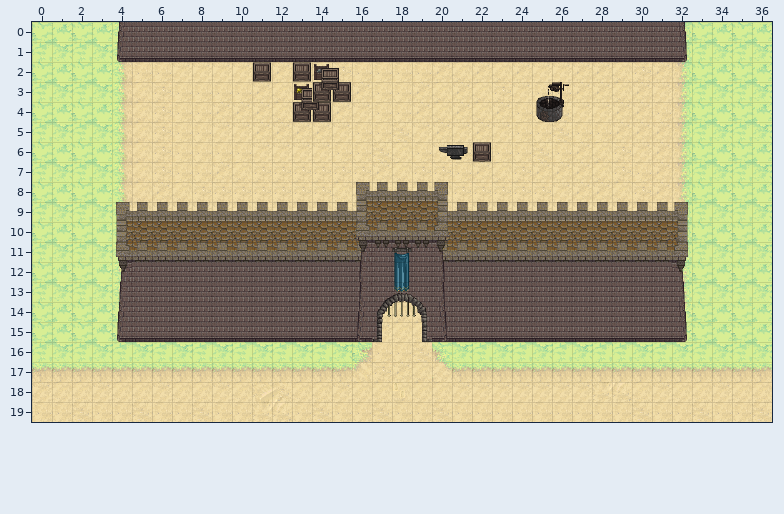
Level history. Tiled map (JSON): assets/Map/NewestMap.json. The picture above is the old version.
Cells are 32x32 px. Shown: x 0..36, y 0..19.
The same view after the edit:
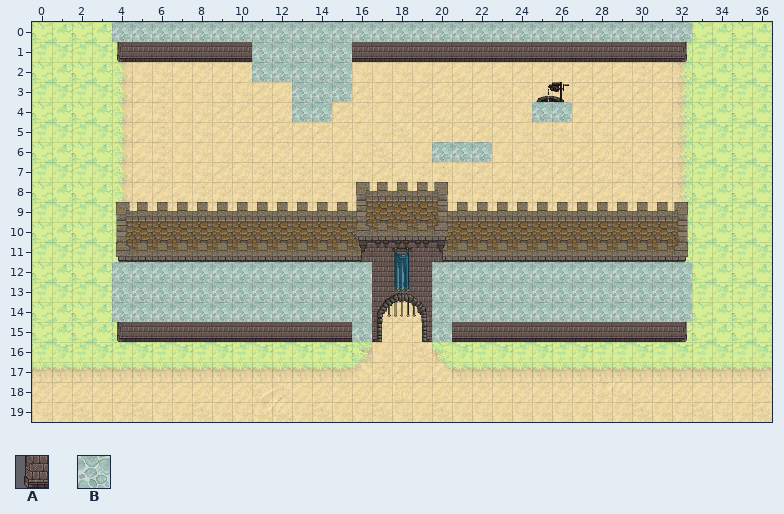
Key: from "Castle2": A 102; from "ground_tiles": B 211.
_ is an empty cell.
Tiles of an added or newly shown layer are drawn over the layers below it.
Difference:
Layer "Clipped" (now shown):
y 0: x 4..32 _____________________________ -> BBBBBBBBBBBBBBBBBBBBBBBBBBBBB
y 1..2: x 11..15 _____ -> BBBBB
y 3: x 13..15 ___ -> BBB
y 4: x 13..14 __ -> BB; x 25..26 __ -> BB
y 6: x 20..22 ___ -> BBB
y 12..14: x 4..16 _____________ -> BBBBBBBBBBBBB; x 20..32 _____________ -> BBBBBBBBBBBBB
y 15: x 4 _ -> A; x 16 _ -> B; x 20 _ -> B
